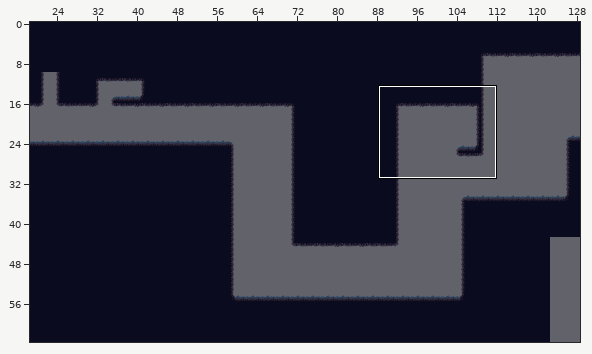
Two versions of a level (Tiled map, PR2/Ott - An Elemental Journey/resources/levels/WaterBossMap.tmx). The first picture is a wide view before the edit; the outline marks the close-up.
Close-up. Before the edit:
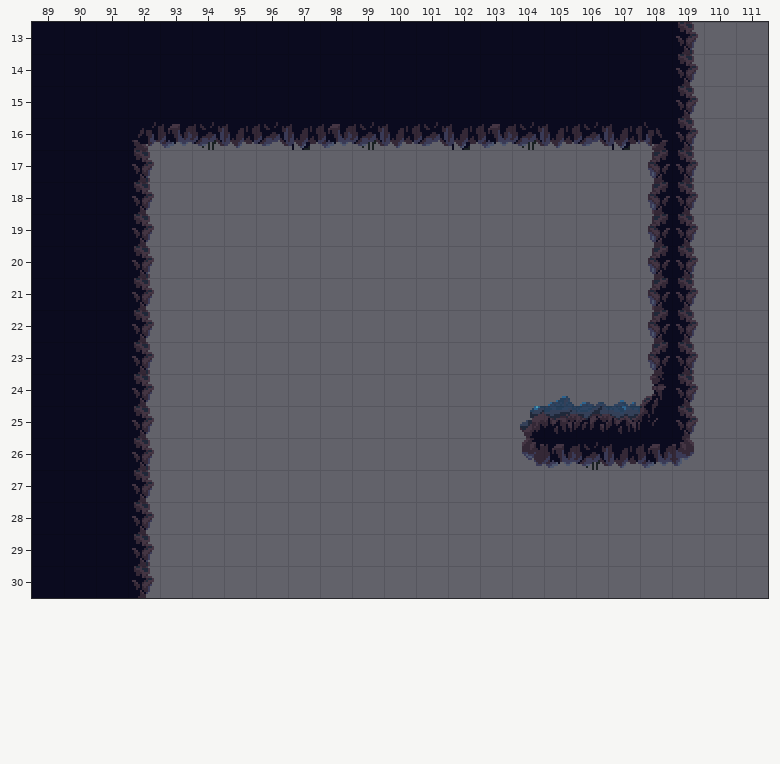
Cells are 32x32 px. Shown: x 89..111, y 13..30. The commit also changed other parts of the map, which this record leaves out.
The result:
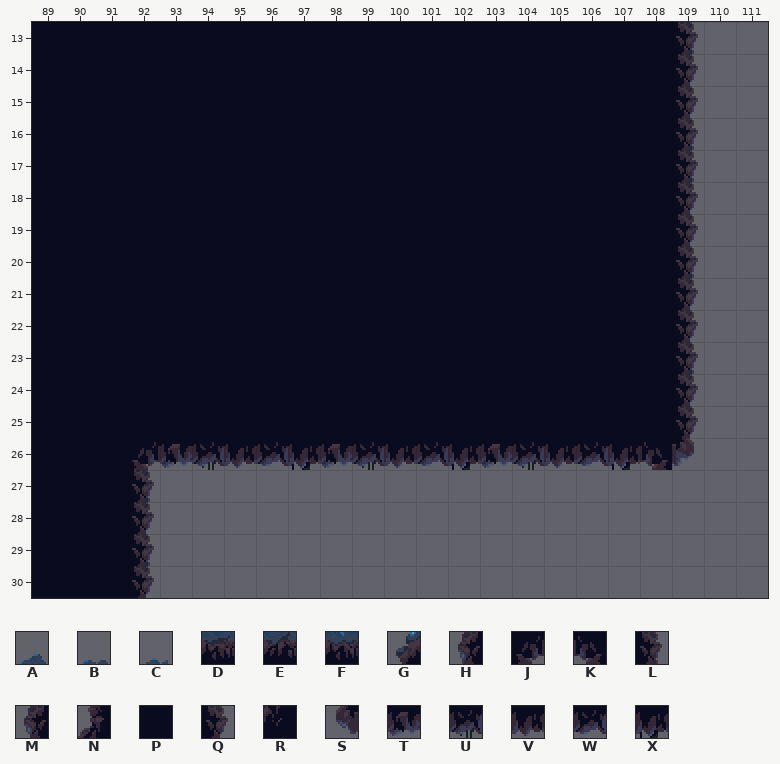
Key: from "Tiles_Agua_Bosque": A 6, B 7, C 8, D 26, E 27, F 28, G 44, H 64, J 66, K 68, L 70, M 84, N 88, P 89, Q 90, R 108, S 124, T 125, U 126, V 127, W 128, X 129.
_ is an empty cell.
What changed:
Layer "Capa de patrones 1":
y 16: x 92..108 JTUVWXTUVWXTUVWXK -> PPPPPPPPPPPPPPPPP
y 17: x 92..108 L_______________M -> PPPPPPPPPPPPPPPPP
y 18: x 92..108 Q_______________H -> PPPPPPPPPPPPPPPPP
y 19: x 92..108 Q_______________M -> PPPPPPPPPPPPPPPPP
y 20: x 92..108 L_______________M -> PPPPPPPPPPPPPPPPP
y 21: x 92..108 Q_______________H -> PPPPPPPPPPPPPPPPP
y 22: x 92..108 Q_______________M -> PPPPPPPPPPPPPPPPP
y 23: x 92..108 L_______________M -> PPPPPPPPPPPPPPPPP
y 24: x 92..108 Q____________ABCN -> PPPPPPPPPPPPPPPPP
y 25: x 92..108 Q___________GDEFR -> PPPPPPPPPPPPPPPPP
y 26: x 92..108 L___________STUVT -> JTUVWXTUVWXTUVWXK
y 27: x 92 Q -> L
Pixel boxes of the changes (left, top, right, bottom) in both close-ups:
changed: (132, 122, 672, 502)
